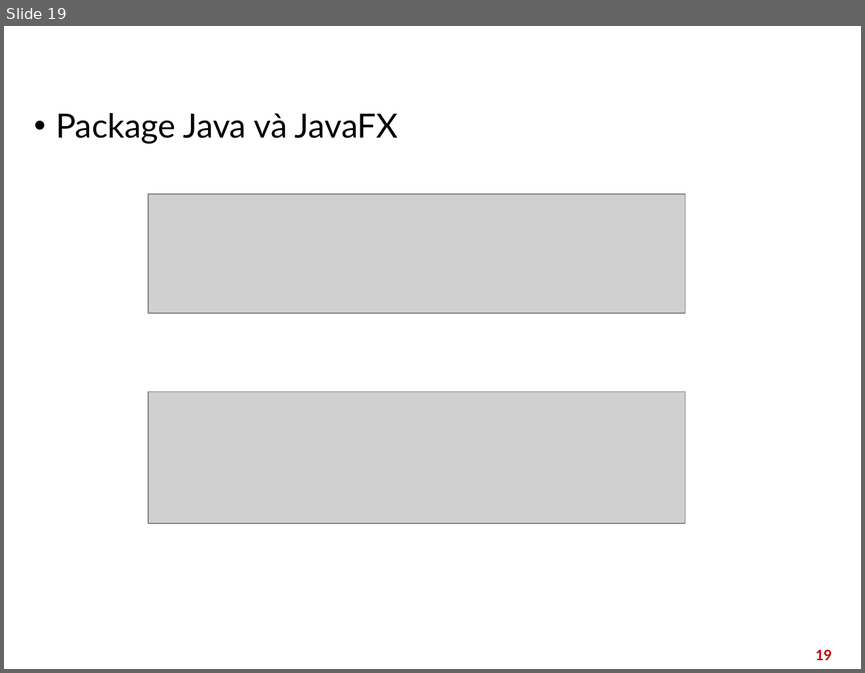
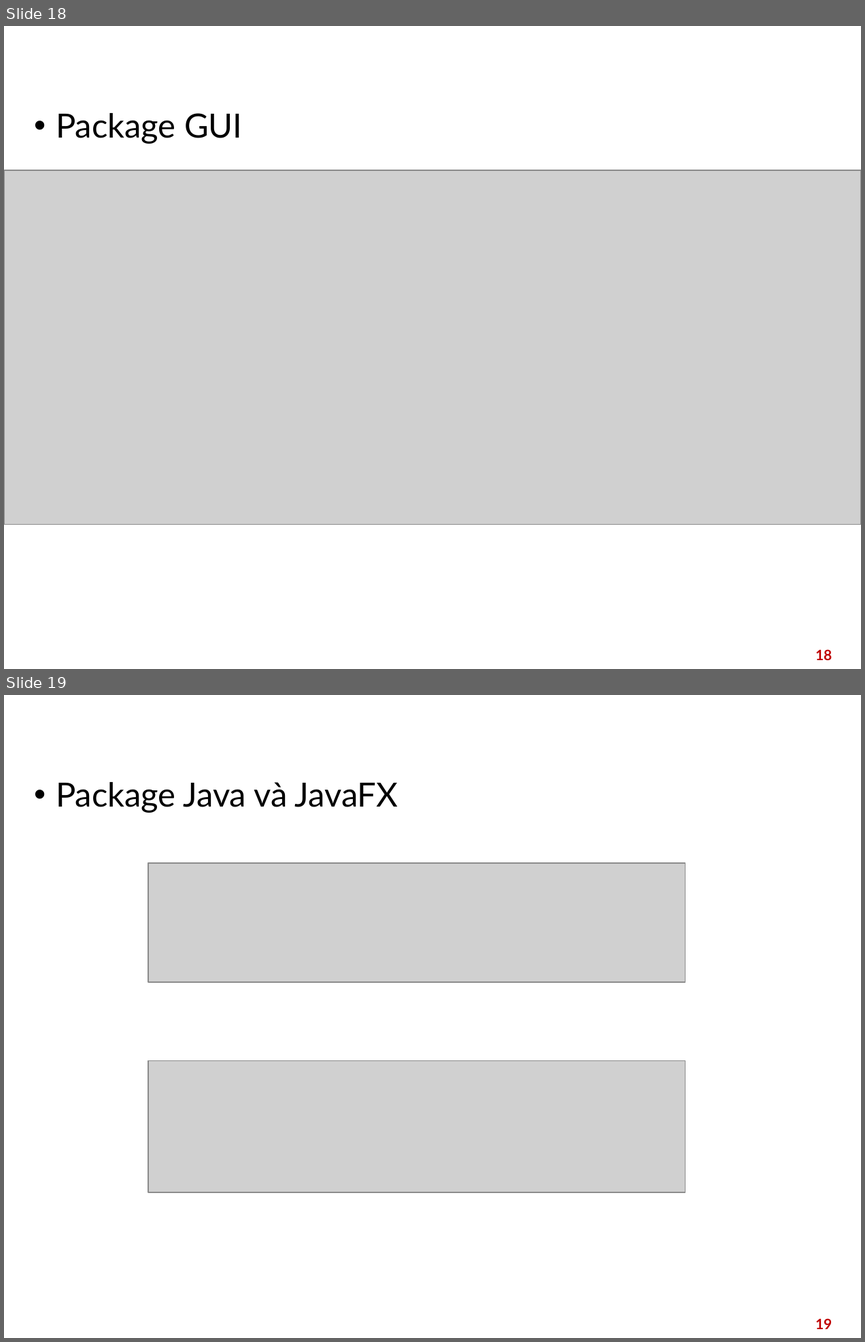
Before and after one commit to trandinhnhatminh1452/OOP, a slide deck: Báo cáo OOP.pptx. Shown one above the other, each under a label of ours: slide 19 before the commit, slides 18 and 19 after it. The pictures are 865x673 and 865x1342 pixels, drawn with LibreOffice and Linux fonts; fonts in the diff are those of the drawing; grey boxes stand for pictures; background and template pictures are left out. Boxes give left, top, right and bottom in pixels: in the first picture for what was removed or moved away, otherwise in the second. Text is boxed around its words. In the diff, an @@ line names an element or a change of style, - is before the commit and + after.

```diff
--- a/Báo cáo OOP.pptx
+++ b/Báo cáo OOP.pptx
@@ slide 18 added at (4, 26, 861, 669), background picture (left out) @@
@@ text added at (56, 113, 242, 144), 28 pt, text #000000 @@
+• Package GUI
@@ picture added at (4, 170, 861, 524) @@
@@ page number added at (815, 649, 832, 660), 12 pt, text #C00000, bold @@
+18
```
Also in this commit, not shown: 8 slides changed, 1 slide removed, 35 other files.
